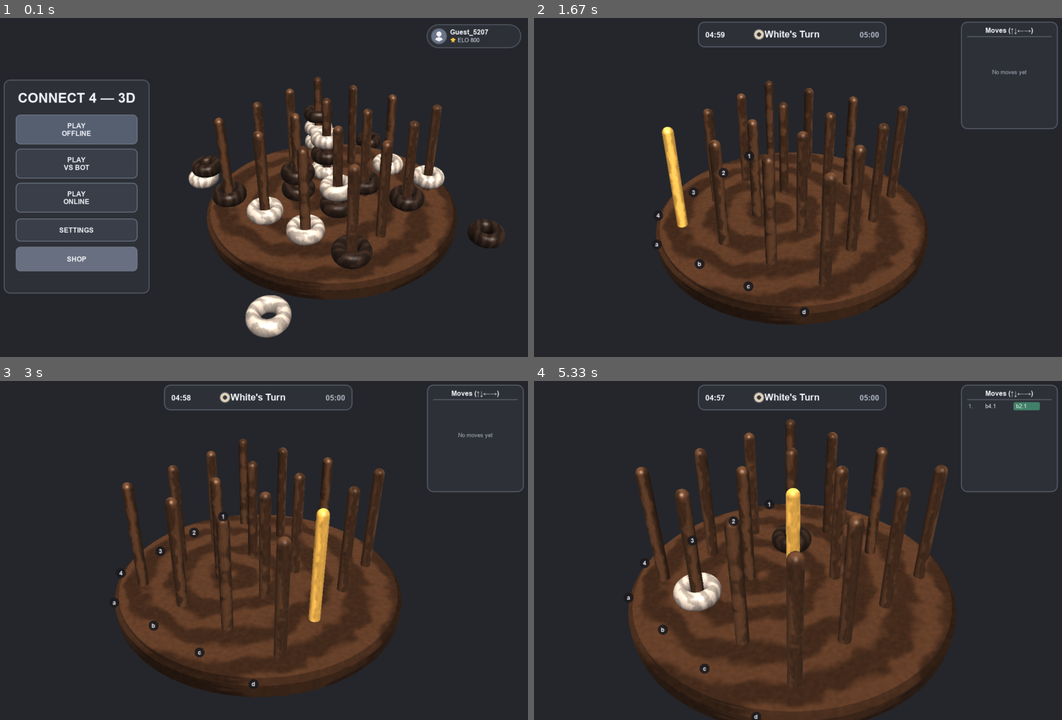
Above: before the commit, frames 1-4 (two rows, left to right).
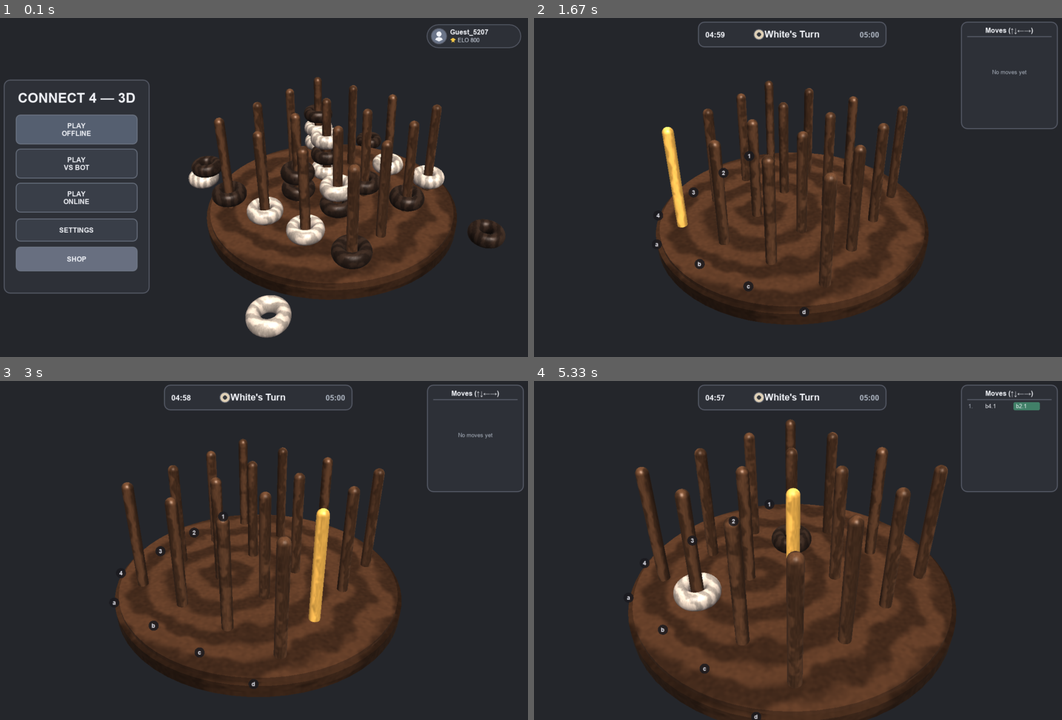
Above: after the commit, the same moments.

Repository: Den-Dragonio/connect-4-3d
Game: LÖVE game, started from main.lua
The game is run twice, just before and just after one commit, with the same random seed, the same clock (stepped at 60 frames per second) and the same inputs.
Inputs (mouse positions are in pixels of both pictures, inside the frame that each line leads up to):
- Up to frame 1 (0.1 s): no input
- Up to frame 2 (1.67 s): click "PLAY OFFLINE" at 0.38 s; type "ann" at 0.67 s; tap Enter at 1 s; hold Right from 1.22 s (still down); move the mouse to (660, 190) at 1.25 s
- Up to frame 3 (3 s): release Right at 1.68 s; hold Up 1.77-2.07 s; move the mouse to (89, 499) at 1.8 s; hold Right 2.1-2.57 s; hold D 2.1-2.57 s; move the mouse to (337, 431) at 2.13 s; hold Left from 2.6 s (still down); hold A from 2.6 s (still down); move the mouse to (322, 577) at 2.63 s; tap Z at 2.67, 2.97 s
- Up to frame 4 (5.33 s): release Left at 3.13 s; release A at 3.13 s; hold Down 3.17-3.47 s; hold S 3.17-3.47 s; move the mouse to (650, 425) at 3.2 s; tap Z at 3.23, 3.57, 3.87, 4.33, 4.73, 5.03 s; hold Left 3.5-3.9 s; hold A 3.5-3.9 s; move the mouse to (660, 482) at 3.53 s; tap X at 3.65, 4.82 s; click (766, 638) at 3.98 s; hold Up 4.27-4.63 s; hold W 4.27-4.63 s; move the mouse to (798, 584) at 4.3 s; click (798, 584) at 4.35 s; hold Right 4.67-5.3 s; hold D 4.67-5.3 s; click (771, 492) at 4.75 s

The runs differ from the first frame. In frame 1, 1.3% of the frame differs, in the area x 35-94%, y 17-94%; in frame 2, 1.3%; in frame 3, 1.5%; in frame 4, 2.1%, in the area x 18-79%, y 11-97%.

Commit message:
Fix WebGL shader compilation (precision qualifiers) and PWA cache/meta

Diff:
--- a/src/renderer3d.lua
+++ b/src/renderer3d.lua
@@ -32,9 +32,9 @@
 
     attribute vec3 VertexNormal;
 
-    varying vec3 v_worldPos;
-    varying vec3 v_localPos;
-    varying vec3 v_normal;
+    varying LOVE_HIGHP_OR_MEDIUMP vec3 v_worldPos;
+    varying LOVE_HIGHP_OR_MEDIUMP vec3 v_localPos;
+    varying LOVE_HIGHP_OR_MEDIUMP vec3 v_normal;
 
     vec4 position(mat4 transform_projection, vec4 vertex_position) {
         vec3 localPos = vertex_position.xyz;
@@ -69,28 +69,23 @@
 ]]
 
 local SHADER_PIXEL = [[
-    #ifdef GL_ES
-    #ifdef GL_FRAGMENT_PRECISION_HIGH
-    precision highp float;
-    #endif
-    #endif
-    uniform vec3  u_eyePos; // отдельная uniform для пиксельного шейдера (WebGL требует одинаковую точность общих uniform)
+    uniform LOVE_HIGHP_OR_MEDIUMP vec3  u_eyePos; // отдельная uniform для пиксельного шейдера (WebGL требует одинаковую точность общих uniform)
     uniform vec4  u_baseColor;
     uniform vec3  u_emissive;
     uniform float u_specular;
     uniform float u_woodStrength;
     uniform float u_woodScale;
     uniform float u_materialType; // 0=wood, 1=donut, 2=pine, 3=uranium, 4=graphite, 5=forest_grass, 6=tree_bark
-    uniform float u_time;
-
-    varying vec3 v_worldPos;
-    varying vec3 v_localPos;
-    varying vec3 v_normal;
+    uniform LOVE_HIGHP_OR_MEDIUMP float u_time;
+
+    varying LOVE_HIGHP_OR_MEDIUMP vec3 v_worldPos;
+    varying LOVE_HIGHP_OR_MEDIUMP vec3 v_localPos;
+    varying LOVE_HIGHP_OR_MEDIUMP vec3 v_normal;
 
     // Процедурный 3D-шум для текстуры древесных волокон и годовых колец
     float woodHash3(vec3 p) {
-        p = fract(p * vec3(443.897, 441.423, 437.195));
-        p += dot(p, p.yzx + 19.19);
+        p = fract(p * vec3(0.1031, 0.1030, 0.0973));
+        p += dot(p, p.yxz + 33.33);
         return fract((p.x + p.y) * p.z);
     }
 
Binary file changed: web/play/game.data
Not shown, changed: web/downloads/Connect4_3D.love
Not shown, changed: web/downloads/Connect4_3D_Android.apk
Not shown, changed: web/downloads/Connect4_3D_Mac.dmg
Not shown, changed: web/downloads/Connect4_3D_Setup.exe
Not shown, changed: web/downloads/Connect4_3D_Win64_Portable.zip
Not shown, changed: web/downloads/Connect4_3D_Windows_Portable.zip
Not shown, changed: web/downloads/Connect4_3D_iOS_Xcode.zip
